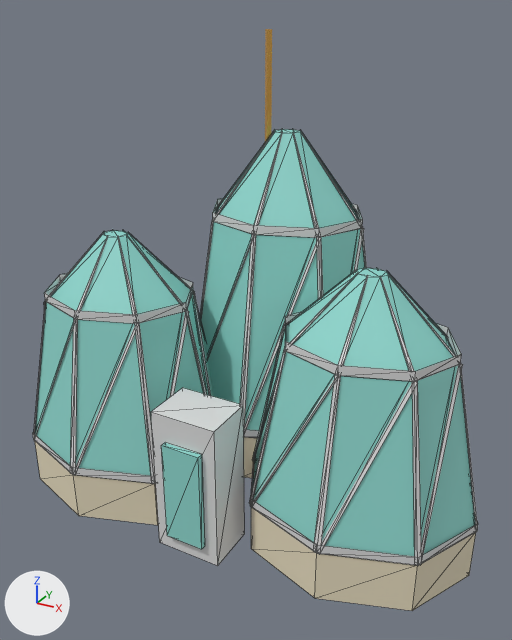
The glTF model app/src/main/assets/filament/space_town.glb as it was, and as the next commit left it.
Before and after are seen from a camera (50 mm lens) standing at (0.247, -0.468, 0.389) and looking at (-0.005, -0.01, 0.16). Arrows for +X, +Y and +Z are at lower left; the lights stay in place. The picture after the commit comes second. Mesh edges are drawn as thin lines on the coarser meshes. Vertices at exactly the same position are counted once.

Names of what the first picture shows: 'FixedDetails', 'WoodBody' and 1 more.
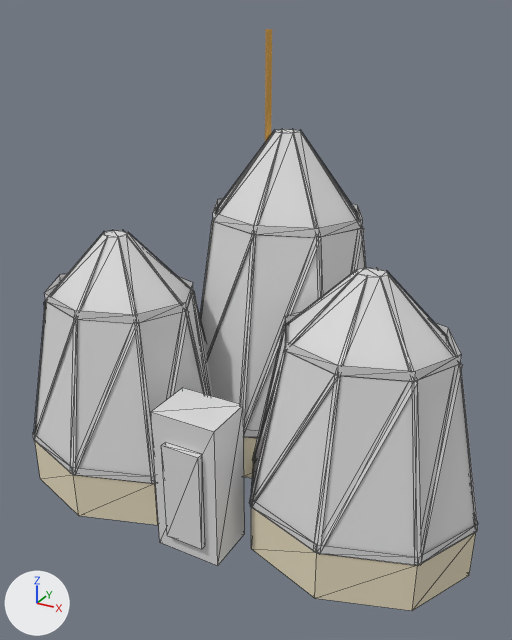
Pixel boxes [x1, y1, x2, y2] of what changed, in the pictures (512 x 640 px):
part 1 of me_fixeddetails, recoloured (cyan to light grey): [35, 129, 476, 556] in both

Diff of the bpy script that builds the scene:
```diff
--- a/app/src/main/assets/filament/space_town.glb.py
+++ b/app/src/main/assets/filament/space_town.glb.py
@@ me_fixeddetails @@
 me_fixeddetails.from_pydata(...)  # 104 vertices, 228 faces; spans x -0.203..0.189, y -0.121..0.126, z 0.002..0.3
 # used by ob_fixeddetails; location = (0.0, 0.0, 0.0)
+# me_fixeddetails part 1: 144 faces centred in x -0.185..0.171, y -0.118..0.111, z 0.014..0.3 are repainted in the vertex colours; the middle colour goes from cyan #8ed7ce to light grey #dddddd
 me_fixeddetails.materials.append(mat_fixeddetails)
```
